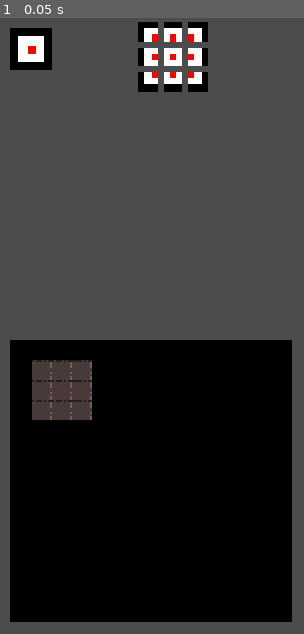
Above: before the commit, frame 1.
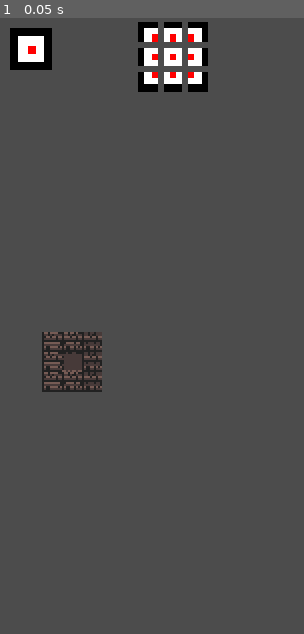
Above: after the commit, the same moment.

Repository: MarkStruik/WFC_Basics
Game: Godot game, scene res://Scenes/TextureOutput.tscn
Same seed, same stepped clock (60 frames per second), same inputs: the game is played once before the commit and once after it.
Inputs:
- Up to frame 1 (0.05 s): no input

The runs differ from the first frame. In frame 1, 41% of the frame differs, in the area x 3-97%, y 50-99%.

Commit message:
small refactor

Diff:
--- a/src/Scenes/Scripts/TextureOutput.gd
+++ b/src/Scenes/Scripts/TextureOutput.gd
@@ -2,23 +2,29 @@
 
 export(Texture) var in_texture: Texture
 onready var input_text := $Input
-onready var tileset := $floorandwall
+onready var tileset := $InputLocation/floorandwall
 onready var outputSprite := $Output
 
 func _init():
+	randomize()
+	# testing seed -> might be usefull to have specialize user enabled seed based generations
+	seed("testing".hash())
+
 	OS.center_window()
 
 func _ready():
+
 	var wfc = WaveFormCollapse.new(in_texture, 3, 50, 30)
 	input_text.texture = in_texture
 	wfc.create_process_chunks()
 	outputSprite.texture = wfc.generateOutputTexture()
 	draw_input_chunks(wfc)
 
-	translate_image_to_tiles($TextureRect.rect_position, in_texture.get_data())
+	translate_image_to_tiles(in_texture.get_data())
 
 func draw_input_chunks(wfc: WaveFormCollapse):
-	for chunk in wfc._processedChunks:
+	var chunks = wfc.create_process_chunks()
+	for chunk in chunks:
 		var sprite = Sprite.new()
 		var tex = ImageTexture.new()
 		tex.lossy_quality = 0
@@ -39,19 +45,23 @@
 		sprite.position = Vector2(70 + ( chunk[0].x * 20), -62.5 + ( chunk[0].y * 20 ))
 		add_child(sprite)
 
-func translate_image_to_tiles(start_pos: Vector2, img: Image):
+func translate_image_to_tiles(img: Image):
 
-	var tilesize = Vector2(16,16)
+	#var tilesize = Vector2(16,16)
 
 	# convert the global position into the tileset position
-	var tilepos = tileset.world_to_map(start_pos + tilesize)
+	var tilepos = Vector2.ZERO # tileset.world_to_map(start_pos + tilesize)
 	img.lock()
 	for x in img.get_width():
 		for y in img.get_height():
 			var curr_color = img.get_pixel(x, y)
-			if curr_color.r8 != 0:
+			var current_tile = tilepos + Vector2(x,y)
+			if curr_color.r8 == 255 and curr_color.g8 != 255:
 				# set the tile
 				#todo: add mapping for color to tile
-				var current_tile = tilepos + Vector2(x,y)
 				tileset.set_cell(current_tile.x, current_tile.y, 0)
+			elif curr_color.r8 == 255 and curr_color.g8 == 255:
+				tileset.set_cell(current_tile.x, current_tile.y, 1)
+
+
 	img.unlock()
--- a/src/Scenes/TextureOutput.tscn
+++ b/src/Scenes/TextureOutput.tscn
@@ -1,40 +1,8 @@
-[gd_scene load_steps=7 format=2]
+[gd_scene load_steps=4 format=2]
 
 [ext_resource path="res://Scenes/Scripts/TextureOutput.gd" type="Script" id=1]
-[ext_resource path="res://assets/tiles.png" type="Texture" id=2]
+[ext_resource path="res://Scenes/Tilesets/TilesetDung.tres" type="TileSet" id=2]
 [ext_resource path="res://SampleTextures/simple.png" type="Texture" id=4]
-
-[sub_resource type="Gradient" id=2]
-colors = PoolColorArray( 0, 0, 0, 1, 0.00390625, 0.00383208, 0.00383208, 1 )
-
-[sub_resource type="GradientTexture" id=3]
-gradient = SubResource( 2 )
-width = 112
-
-[sub_resource type="TileSet" id=1]
-0/name = "tiles.png 0"
-0/texture = ExtResource( 2 )
-0/tex_offset = Vector2( 0, 0 )
-0/modulate = Color( 1, 1, 1, 1 )
-0/region = Rect2( 16, 64, 48, 48 )
-0/tile_mode = 1
-0/autotile/bitmask_mode = 0
-0/autotile/bitmask_flags = [ Vector2( 0, 0 ), 325, Vector2( 0, 1 ), 325, Vector2( 0, 2 ), 325, Vector2( 1, 0 ), 325, Vector2( 1, 1 ), 325, Vector2( 1, 2 ), 325, Vector2( 2, 0 ), 325, Vector2( 2, 1 ), 325 ]
-0/autotile/icon_coordinate = Vector2( 0, 0 )
-0/autotile/tile_size = Vector2( 16, 16 )
-0/autotile/spacing = 0
-0/autotile/occluder_map = [  ]
-0/autotile/navpoly_map = [  ]
-0/autotile/priority_map = [ Vector3( 0, 1, 5 ), Vector3( 1, 0, 2 ), Vector3( 1, 1, 5 ), Vector3( 2, 0, 3 ), Vector3( 2, 1, 5 ) ]
-0/autotile/z_index_map = [  ]
-0/occluder_offset = Vector2( 0, 0 )
-0/navigation_offset = Vector2( 0, 0 )
-0/shape_offset = Vector2( 0, 0 )
-0/shape_transform = Transform2D( 1, 0, 0, 1, 0, 0 )
-0/shape_one_way = false
-0/shape_one_way_margin = 0.0
-0/shapes = [  ]
-0/z_index = 0
 
 [node name="Node2D" type="Node2D"]
 position = Vector2( 41, 66 )
@@ -50,27 +18,14 @@
 "_edit_lock_": true
 }
 
-[node name="TextureRect" type="TextureRect" parent="."]
-margin_left = -33.0
-margin_top = 191.0
-margin_right = 79.0
-margin_bottom = 303.0
-rect_min_size = Vector2( 226, 226 )
-size_flags_horizontal = 3
-size_flags_vertical = 3
-texture = SubResource( 3 )
-stretch_mode = 1
-__meta__ = {
-"_edit_lock_": true,
-"_edit_use_anchors_": false
-}
+[node name="InputLocation" type="Node2D" parent="."]
+position = Vector2( -23, 169 )
 
-[node name="floorandwall" type="TileMap" parent="."]
-tile_set = SubResource( 1 )
+[node name="floorandwall" type="TileMap" parent="InputLocation"]
+tile_set = ExtResource( 2 )
 cell_size = Vector2( 16, 16 )
 cell_custom_transform = Transform2D( 16, 0, 0, 16, 0, 0 )
 format = 1
-tile_data = PoolIntArray( 262149, 1, 0, 262150, 1, 0, 262151, 1, 0, 262152, 1, 0, 327686, 1, 0, 327687, 1, 0, 327688, 1, 0, 327689, 1, 0, 393222, 1, 0, 393224, 1, 0, 393225, 1, 0, 458757, 1, 0, 458758, 1, 0, 458759, 1, 0, 458760, 1, 0, 524295, 1, 0, 524296, 1, 0 )
 
 [node name="Output" type="Sprite" parent="."]
 position = Vector2( 223, 192 )
--- /dev/null
+++ b/src/Scenes/Tilesets/TilesetDung.tres
@@ -0,0 +1,51 @@
+[gd_resource type="TileSet" load_steps=2 format=2]
+
+[ext_resource path="res://assets/tiles.png" type="Texture" id=1]
+
+[resource]
+0/name = "tiles.png 0"
+0/texture = ExtResource( 1 )
+0/tex_offset = Vector2( 0, 0 )
+0/modulate = Color( 1, 1, 1, 1 )
+0/region = Rect2( 16, 64, 16, 16 )
+0/tile_mode = 1
+0/autotile/bitmask_mode = 0
+0/autotile/bitmask_flags = [  ]
+0/autotile/icon_coordinate = Vector2( 0, 0 )
+0/autotile/tile_size = Vector2( 16, 16 )
+0/autotile/spacing = 0
+0/autotile/occluder_map = [  ]
+0/autotile/navpoly_map = [  ]
+0/autotile/priority_map = [  ]
+0/autotile/z_index_map = [  ]
+0/occluder_offset = Vector2( 0, 0 )
+0/navigation_offset = Vector2( 0, 0 )
+0/shape_offset = Vector2( 0, 0 )
+0/shape_transform = Transform2D( 1, 0, 0, 1, 0, 0 )
+0/shape_one_way = false
+0/shape_one_way_margin = 0.0
+0/shapes = [  ]
+0/z_index = 0
+1/name = "tiles.png 1"
+1/texture = ExtResource( 1 )
+1/tex_offset = Vector2( 0, 0 )
+1/modulate = Color( 1, 1, 1, 1 )
+1/region = Rect2( 32, 160, 16, 16 )
+1/tile_mode = 1
+1/autotile/bitmask_mode = 0
+1/autotile/bitmask_flags = [  ]
+1/autotile/icon_coordinate = Vector2( 0, 0 )
+1/autotile/tile_size = Vector2( 16, 16 )
+1/autotile/spacing = 0
+1/autotile/occluder_map = [  ]
+1/autotile/navpoly_map = [  ]
+1/autotile/priority_map = [  ]
+1/autotile/z_index_map = [  ]
+1/occluder_offset = Vector2( 0, 0 )
+1/navigation_offset = Vector2( 0, 0 )
+1/shape_offset = Vector2( 0, 0 )
+1/shape_transform = Transform2D( 1, 0, 0, 1, 0, 0 )
+1/shape_one_way = false
+1/shape_one_way_margin = 0.0
+1/shapes = [  ]
+1/z_index = 0
--- a/src/Scripts/WaveFormCollapse.gd
+++ b/src/Scripts/WaveFormCollapse.gd
@@ -3,7 +3,6 @@
 var _n
 var _outputWidth
 var _outputHeight
-var _processedChunks = []
 var _inputTexture: Texture
 
 func _init(input: Texture, n: int, width: int, height: int):
@@ -22,7 +21,7 @@
 # ], etc
 # [/codeblock]
 func create_process_chunks():
-	_processedChunks = []
+	var _processedChunks = []
 	var height := _inputTexture.get_height() + 1
 	var width := _inputTexture.get_width() + 1
 	var image := _inputTexture.get_data()
@@ -35,6 +34,7 @@
 				var block := _get_pixelData(image, Vector2(x,y))
 				_processedChunks.append([Vector2(x,y),block])
 	image.unlock() # unlock it so its available elsewhere again
+	return _processedChunks
 
 # Method to get an 'N' sector from a specific point on an image
 # warning: image needs to be unlocked
@@ -52,10 +52,14 @@
 
 # Generate Output Texture
 func generateOutputTexture() -> Texture:
+	# always start from scratch
+	var chunks = create_process_chunks()
+
 	# genrate array of pixels for the with and height
-	var wave = _create_empty_wave_data()
+	var wave = _create_empty_wave_data(chunks)
 
 	# pick a random starting chunk
+
 
 	# pick a random point on the map to 'place' a starting chunk
 	# (optional) add more starting chunks for beter randomisations?
@@ -80,13 +84,13 @@
 # 0: color,
 # 1: boolean if fully checked = false,
 # 2: all available chunks -> todo optimise later?!
-func _create_empty_wave_data() -> Array:
+func _create_empty_wave_data(chunks) -> Array:
 	var wave := []
 	for	x in _outputWidth:
 		var row = []
 		for y in _outputHeight:
 			# transparent is used as empty color here
-			row.append([Color.transparent, false, _processedChunks.duplicate(true)])
+			row.append([Color.transparent, false, chunks.duplicate(true)])
 		wave.append(row)
 	return wave
 
